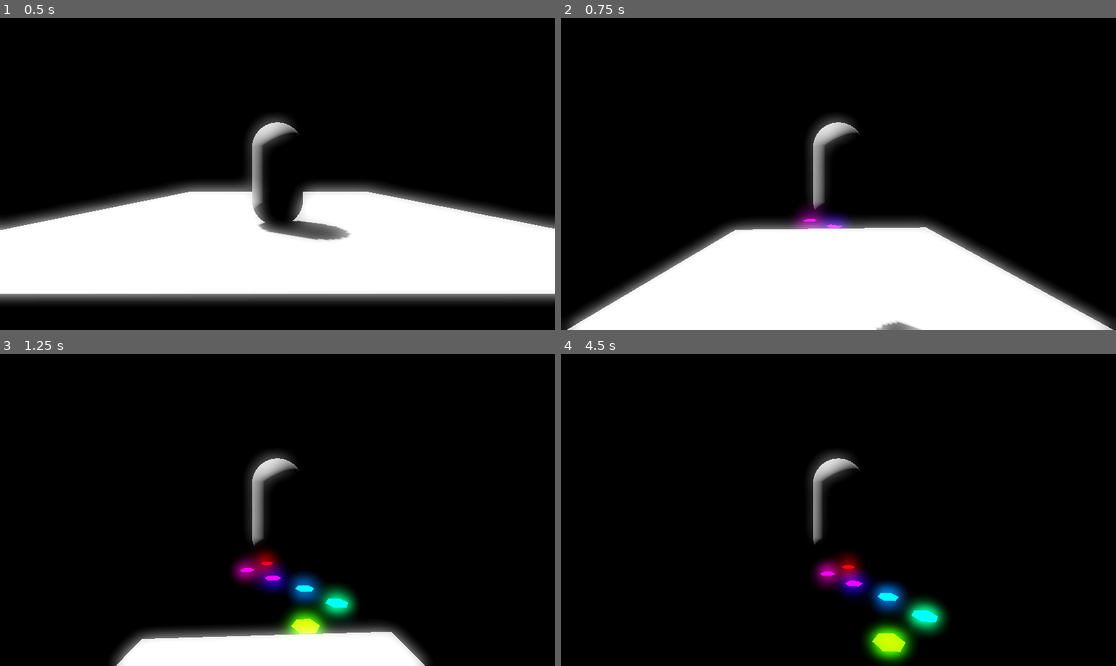
Above: before the commit, frames 1-4 (two rows, left to right).
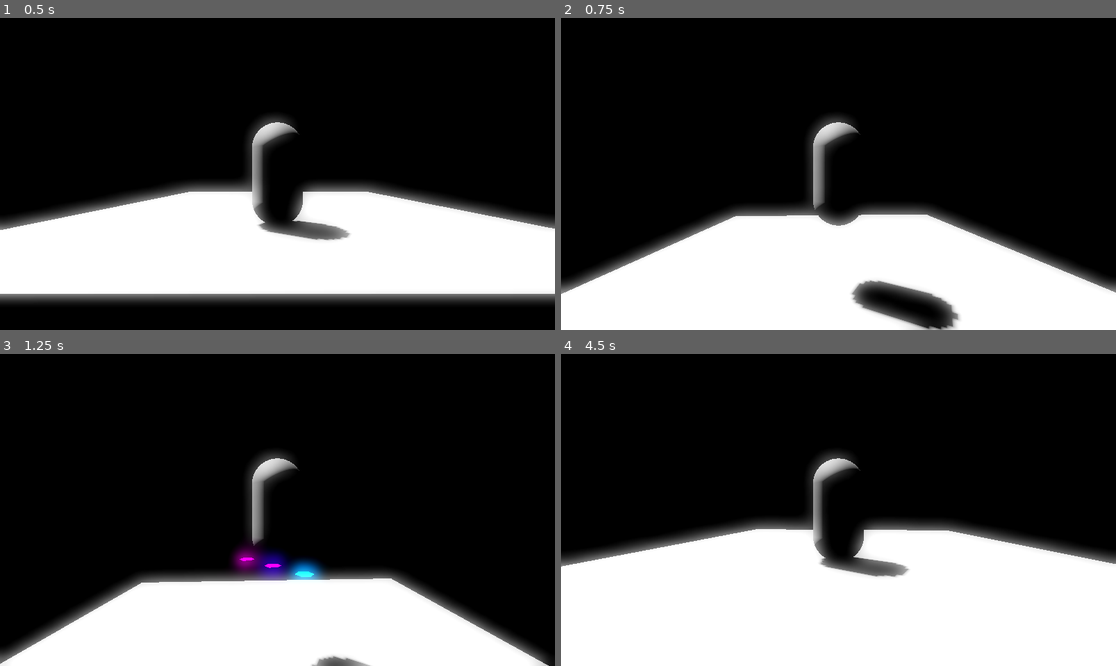
Above: after the commit, the same moments.

Repository: MartinGebske/GWJ_02_2026
Game: Godot game, scene res://scenes/test.tscn
Two runs of this game, one before a commit and one after it. Both use one fixed random seed, a clock stepped at 60 frames per second and the inputs below.
Inputs (mouse positions are in pixels of both pictures, inside the frame that each line leads up to):
- Up to frame 1 (0.5 s): no input
- Up to frame 2 (0.75 s): tap Enter (ui_accept) at 0.5, 0.6 s; move the mouse to (866, 174) at 0.52 s; hold Up (ui_up) from 0.53 s (still down)
- Up to frame 3 (1.25 s): keep holding Up (ui_up); tap Enter (ui_accept) at 0.77, 1.07 s
- Up to frame 4 (4.5 s): keep holding Up (ui_up); move the mouse to (810, 510) at 1.27 s; tap Enter (ui_accept) at 1.35, 1.52, 1.82, 2.1, 2.85, 3.02, 3.32, 3.6, 3.77, 4.07, 4.35 s; move the mouse to (849, 503) at 2.02 s; move the mouse to (832, 516) at 2.77 s; move the mouse to (877, 513) at 3.52 s; move the mouse to (794, 506) at 4.27 s

Frame 1 is identical in both runs. In frame 2, 12% of the frame differs, in the area x 0-100%, y 59-100%; in frame 3, 19%; in frame 4, 42%, in the area x 0-100%, y 53-100%.

Commit message:
Gameplay polishing - stick on platforms and jump

Diff:
--- a/scripts/audio_spectrum.gd
+++ b/scripts/audio_spectrum.gd
@@ -70,8 +70,6 @@
 
 		bar.position.y = 0.0
 
-
-
 		var mesh_instance = cubes[i].get_node("MeshInstance3D")
 		var material = mesh_instance.material_override
 		material.set_shader_parameter("color", l_color)
@@ -90,9 +88,6 @@
 
 		l_prev_hz = l_hz
 
-func _on_resized() -> void:
-	pass
-	#bar_width = cube.scale.x / BAR_COUNT # 1000 pro falsch
 
 func calculate_z_position(previous_z: float, max_z_offset: float, max_jump_distance: float, smoothness: float) -> float:
 	var target_z = randf_range(-max_z_offset, max_z_offset)
--- a/scripts/player.gd
+++ b/scripts/player.gd
@@ -5,11 +5,8 @@
 @export var min_boundary: float = -60.0
 @export var max_boundary: float = 10.0
 
-
-
-
 const SPEED = 5.0
-const JUMP_VELOCITY = 9.0
+const JUMP_VELOCITY = 6.0
 
 var _look := Vector2.ZERO
 var respawn_position: Vector3 = Vector3.ZERO
@@ -36,11 +33,12 @@
 
 	if ground_tester.is_colliding():
 		var floor_body = ground_tester.get_collider()
-		if floor_body.is_in_group("moving_bar"):
+		if floor_body.is_in_group("moving_bar") and velocity.y <= 0.0:
 			is_on_bar = true
 			apply_floor_snap()
 			velocity.y = -5.0
-
+		else:
+			is_on_bar = false
 
 	if is_movement_blocked:
 		current_block_time -= delta
@@ -51,12 +49,14 @@
 	# Add the gravity.
 	if not is_on_floor():
 		velocity += get_gravity() * delta
+	else:
+		floor_snap_length = 0.5
 
 	# Handle jump.
 	if Input.is_action_just_pressed("ui_accept") and is_on_floor():
 		is_on_bar = false
+		floor_snap_length = 0.0
 		velocity.y = JUMP_VELOCITY
-
 
 	var direction := get_movement_direction()
 	if direction:
